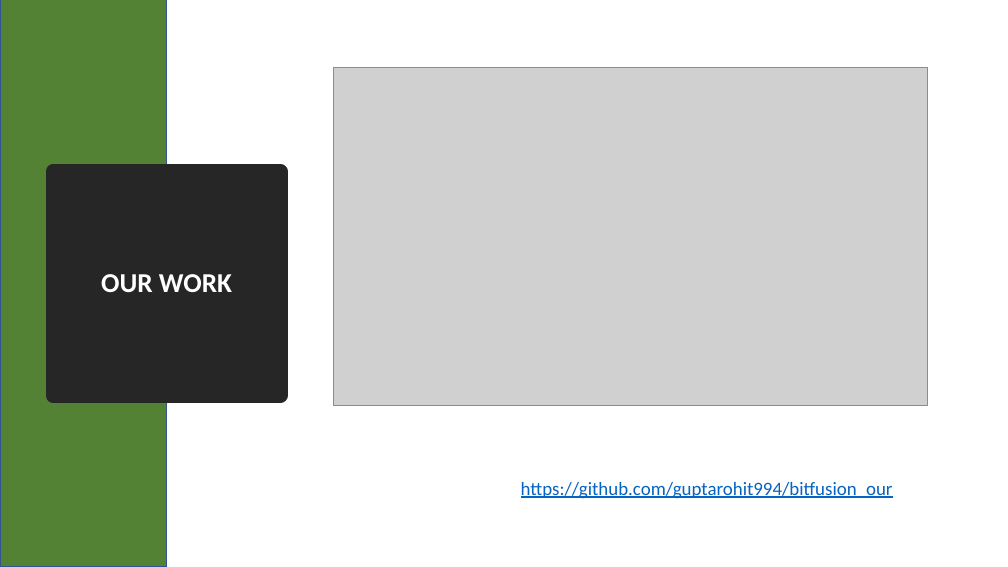
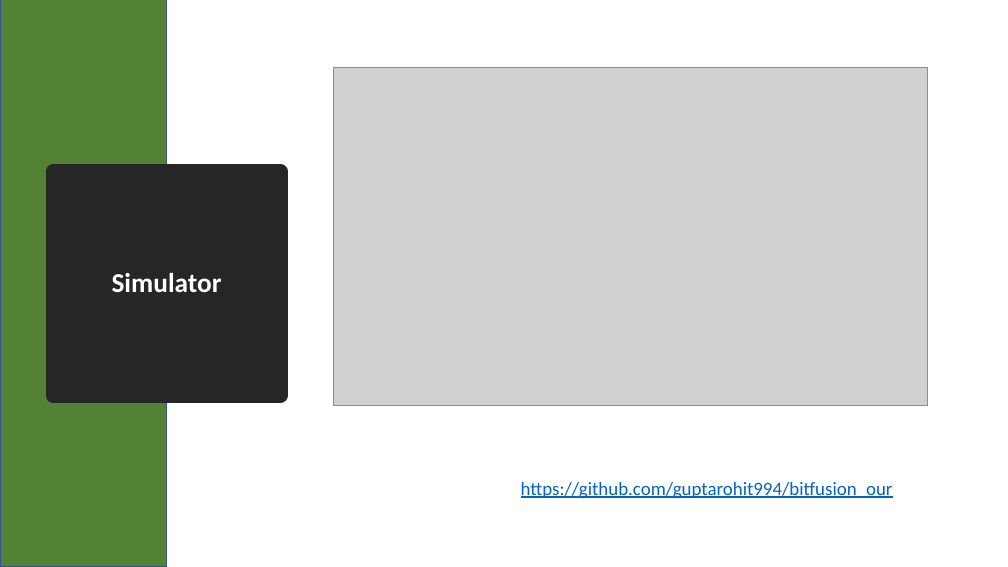
Before and after one commit to guptarohit994/bitfusionQuant6b, a slide deck: slide 9 of Presentation_Status.pptx (slide 6 before the commit). Drawn at 1008x567 pixels with LibreOffice and Linux fonts; fonts in the diff are those of the drawing; grey boxes stand for pictures. Boxes give left, top, right and bottom in pixels: in the first picture for what was removed or moved away, otherwise in the second. Text is boxed around its words. In the diff, an @@ line names an element or a change of style, - is before the commit and + after.

```diff
--- a/Presentation_Status.pptx
+++ b/Presentation_Status.pptx
@@ title at [112, 273, 222, 292]: text changed @@
-OUR WORK
+Simulator
```
Also in this commit, not shown: 5 other slides changed, 5 slides added.
